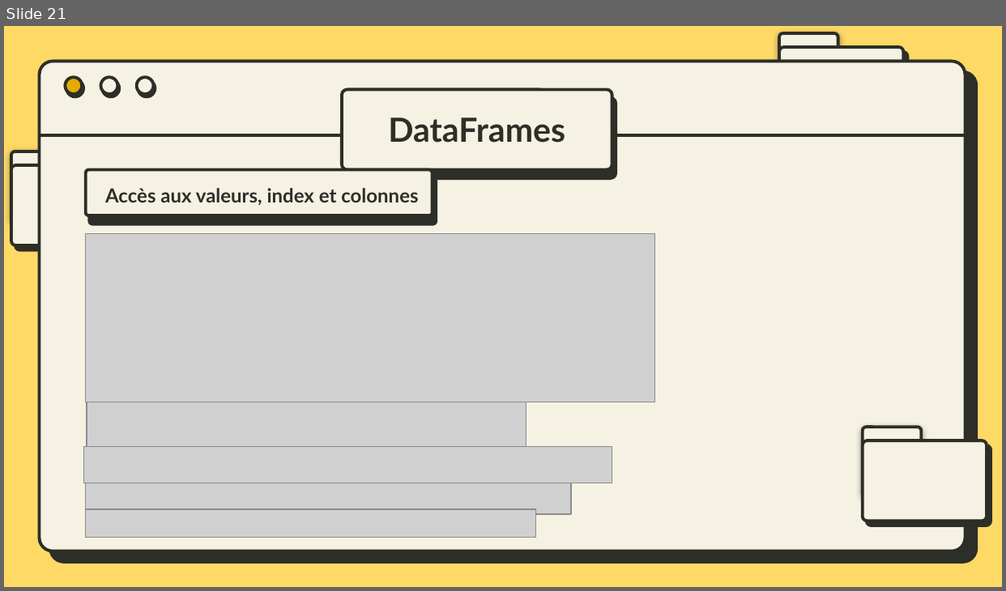
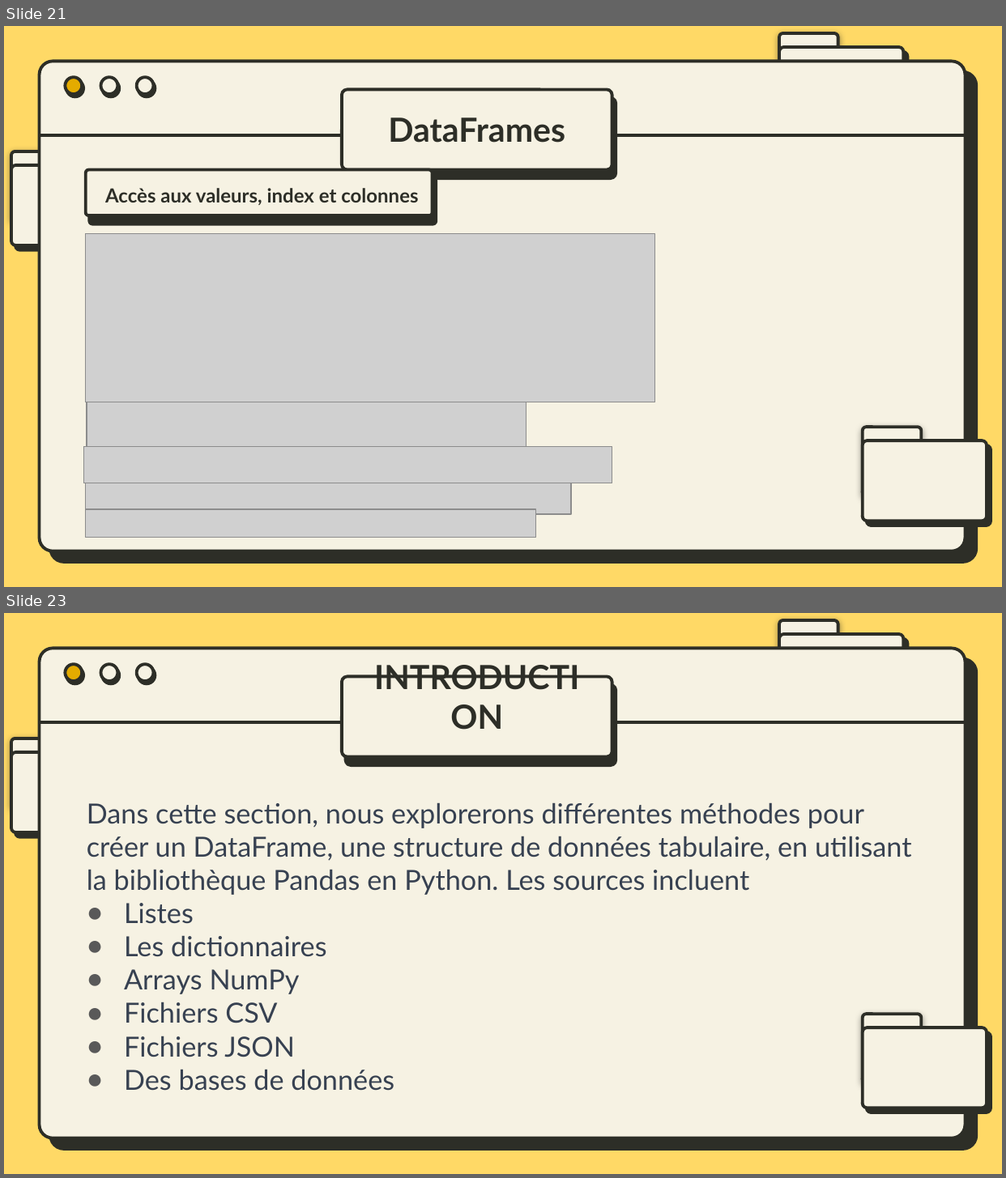
Before and after one commit to bydevmar/Master_MASD_FPO, a slide deck: SEMESTER 1/Modélisation avec Python/M- Pandas/Presentation/Pandas.pptx. Shown one above the other, each under a label of ours: slide 21 before the commit, slides 21 and 23 after it; the slides between them are not shown. The pictures are 1006x591 and 1006x1178 pixels, drawn with LibreOffice and Linux fonts; fonts in the diff are those of the drawing; grey boxes stand for pictures. Boxes give left, top, right and bottom in pixels: in the first picture for what was removed or moved away, otherwise in the second. Text is boxed around its words. In the diff, an @@ line names an element or a change of style, - is before the commit and + after.

Commit message:
progressing in PANDAS presentation

```diff
--- a/SEMESTER 1/Modélisation avec Python/M- Pandas/Presentation/Pandas.pptx
+++ b/SEMESTER 1/Modélisation avec Python/M- Pandas/Presentation/Pandas.pptx
@@ slide 23 added at bbox=[4, 613, 1002, 1174], background #FFD966; not listed: 11 template elements that a slide beside it also shows @@
@@ text added at bbox=[354, 657, 599, 746], 24 pt, text #2D2E27, bold @@
+INTRODUCTION
@@ rounded rectangle added at bbox=[341, 677, 612, 756], fill #F6F2E3, outline #2D2E27 2.25 pt @@
@@ text added at bbox=[87, 803, 911, 1091], 20 pt, text #374151 @@
+Dans cette section, nous explorerons différentes méthodes pour créer un DataFrame, une structure de données tabulaire, en utilisant la bibliothèque Pandas en Python. Les sources incluent
+● Listes
+● Les dictionnaires
+● Arrays NumPy
+● Fichiers CSV
+● Fichiers JSON
+● Des bases de données
```
Also in this commit, not shown: 11 other slides added, 6 other files.
